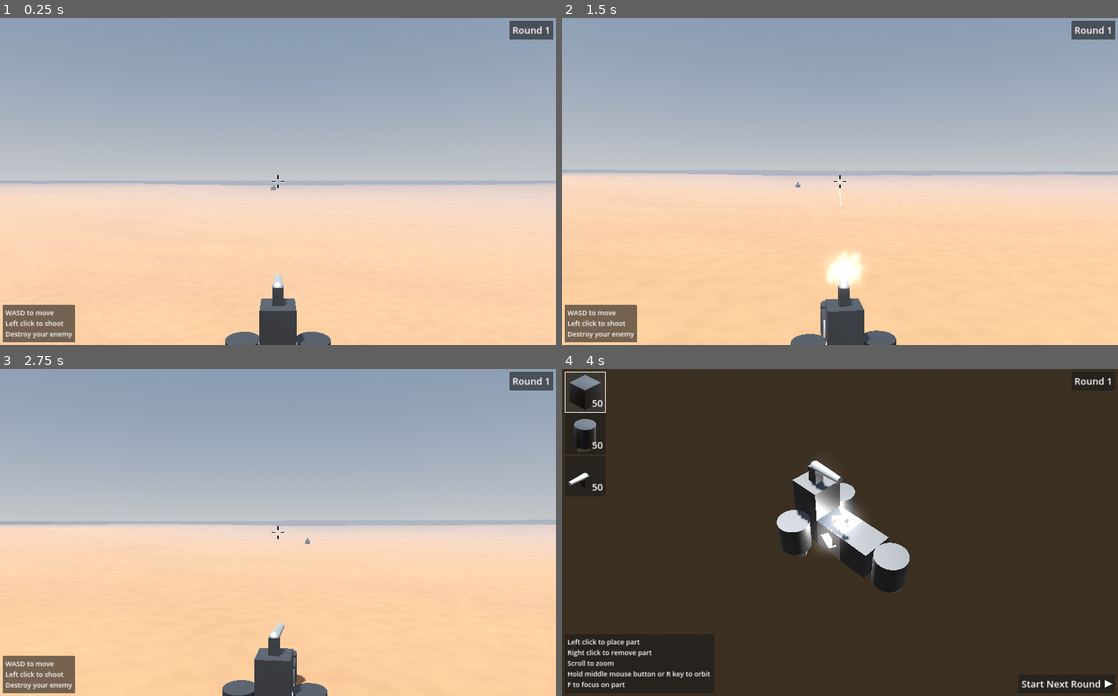
Above: before the commit, frames 1-4 (two rows, left to right).
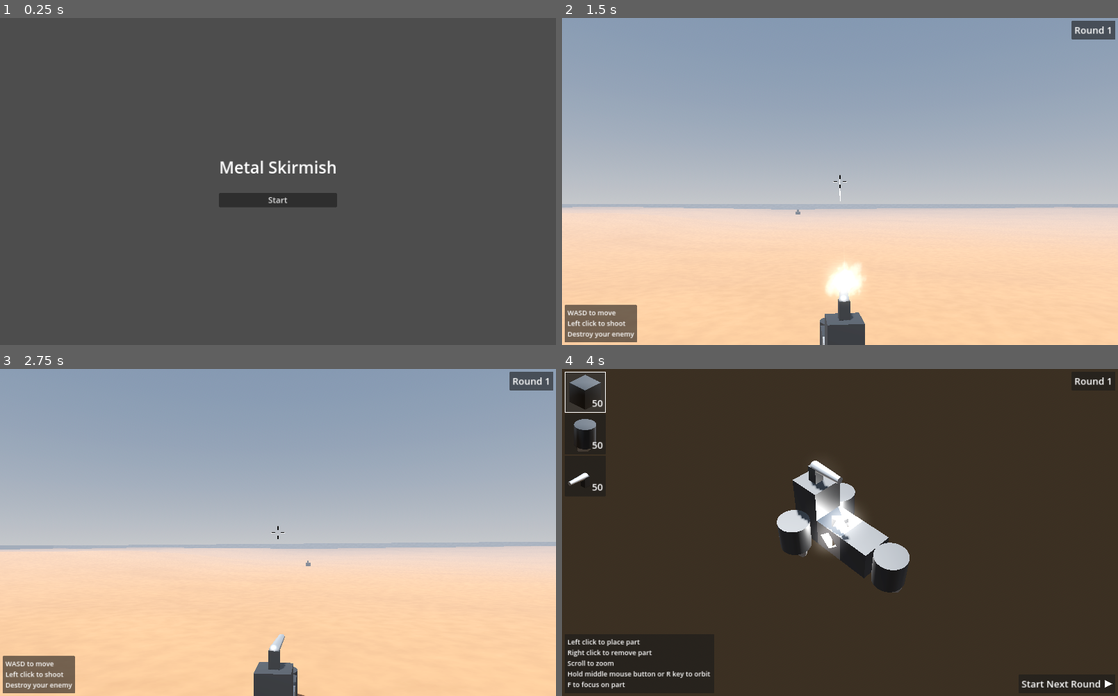
Above: after the commit, the same moments.

Repository: mcjohnalds/metal-skirmish
Game: Godot game, scene res://scenes/main.tscn
The game is run twice, just before and just after one commit, with the same random seed, the same clock (stepped at 60 frames per second) and the same inputs.
Inputs (mouse positions are in pixels of both pictures, inside the frame that each line leads up to):
- Up to frame 1 (0.25 s): no input
- Up to frame 2 (1.5 s): click (840, 201) at 0.5 s, where only the run after the commit has a clickable "Start"; tap Enter at 1.25 s; move the mouse to (867, 181) at 1.27 s; hold W (move_forward) from 1.28 s (still down); hold R (orbit) from 1.28 s (still down); click (867, 181) at 1.42 s
- Up to frame 3 (2.75 s): keep holding W (move_forward); tap Enter at 2 s; move the mouse to (250, 532) at 2.02 s; release R (orbit) at 2.03 s; tap F (recenter) at 2.1 s
- Up to frame 4 (4 s): tap Enter at 2.75 s; move the mouse to (851, 525) at 2.77 s; hold Tab (switch_scene) 2.78-3.5 s; release W (move_forward) at 3.5 s; click (584, 391) at 3.5 s

The runs differ from the first frame. In frame 1, 99% of the frame differs, in the area x 0-100%, y 0-100%; in frame 2, 18%; in frame 3, 9.1%; in frame 4, nothing differs.

Commit message:
start page

Diff:
--- a/misc/theme.tres
+++ b/misc/theme.tres
@@ -11,6 +11,7 @@
 BodySmall/base_type = &"Label"
 BodySmall/font_sizes/font_size = 25
 Button/font_sizes/font_size = 30
+HeaderLarge/font_sizes/font_size = 60
 Label/colors/font_color = Color(1, 1, 1, 1)
 LightButton/base_type = &"Button"
 LightButton/styles/normal = SubResource("StyleBoxFlat_k8u8k")
--- a/scenes/main.tscn
+++ b/scenes/main.tscn
@@ -1,6 +1,9 @@
-[gd_scene load_steps=2 format=3 uid="uid://4pqrr6jdb03n"]
+[gd_scene load_steps=3 format=3 uid="uid://4pqrr6jdb03n"]
 
 [ext_resource type="Script" path="res://scripts/main.gd" id="1_ntn48"]
+[ext_resource type="PackedScene" uid="uid://c8y6d7ysl5nk2" path="res://scenes/start.tscn" id="2_rolgs"]
 
 [node name="Main" type="Node3D"]
 script = ExtResource("1_ntn48")
+
+[node name="Start" parent="." instance=ExtResource("2_rolgs")]
--- /dev/null
+++ b/scenes/start.tscn
@@ -0,0 +1,36 @@
+[gd_scene load_steps=2 format=3 uid="uid://c8y6d7ysl5nk2"]
+
+[ext_resource type="Script" path="res://scripts/start.gd" id="1_1fk47"]
+
+[node name="Start" type="MarginContainer"]
+anchors_preset = 15
+anchor_right = 1.0
+anchor_bottom = 1.0
+grow_horizontal = 2
+grow_vertical = 2
+theme_type_variation = &"MarginMedium"
+script = ExtResource("1_1fk47")
+
+[node name="VBoxContainer" type="VBoxContainer" parent="."]
+layout_mode = 2
+size_flags_horizontal = 4
+alignment = 1
+
+[node name="Label" type="Label" parent="VBoxContainer"]
+layout_mode = 2
+size_flags_horizontal = 0
+size_flags_vertical = 0
+theme_type_variation = &"HeaderLarge"
+text = "Metal Skirmish"
+
+[node name="HSeparator" type="HSeparator" parent="VBoxContainer"]
+layout_mode = 2
+theme_override_constants/separation = 30
+
+[node name="MarginContainer1" type="MarginContainer" parent="VBoxContainer"]
+layout_mode = 2
+theme_override_constants/margin_top = 15
+
+[node name="StartButton" type="Button" parent="VBoxContainer/MarginContainer1"]
+layout_mode = 2
+text = "Start"
--- a/scripts/main.gd
+++ b/scripts/main.gd
@@ -1,16 +1,18 @@
 class_name Main
 extends Node3D
 
+const start_scene := preload("res://scenes/start.tscn")
 const start_vehicle_scene := preload("res://scenes/vehicle_tinny_bopper.tscn")
 @onready var arena_scene := preload("res://scenes/arena.tscn")
 @onready var garage_scene := preload("res://scenes/garage.tscn")
+@onready var start: Start = $Start
 var arena: Arena
 var garage: Garage
 var transitioning := false
 
 
 func _ready() -> void:
-	go_to_arena()
+	start.button.button_down.connect(on_start_button_down)
 
 
 func _unhandled_input(event: InputEvent) -> void:
@@ -19,6 +21,12 @@
 		g.wheel_part_inventory = 50
 		g.gun_part_inventory = 50
 		switch_scene()
+
+
+func on_start_button_down() -> void:
+	start.queue_free()
+	await start.tree_exited
+	go_to_arena()
 
 
 func switch_scene() -> void:
--- /dev/null
+++ b/scripts/start.gd
@@ -0,0 +1,4 @@
+class_name Start
+extends Control
+
+@onready var button: Button = $VBoxContainer/MarginContainer1/StartButton
Not shown, changed: misc/todo.txt
